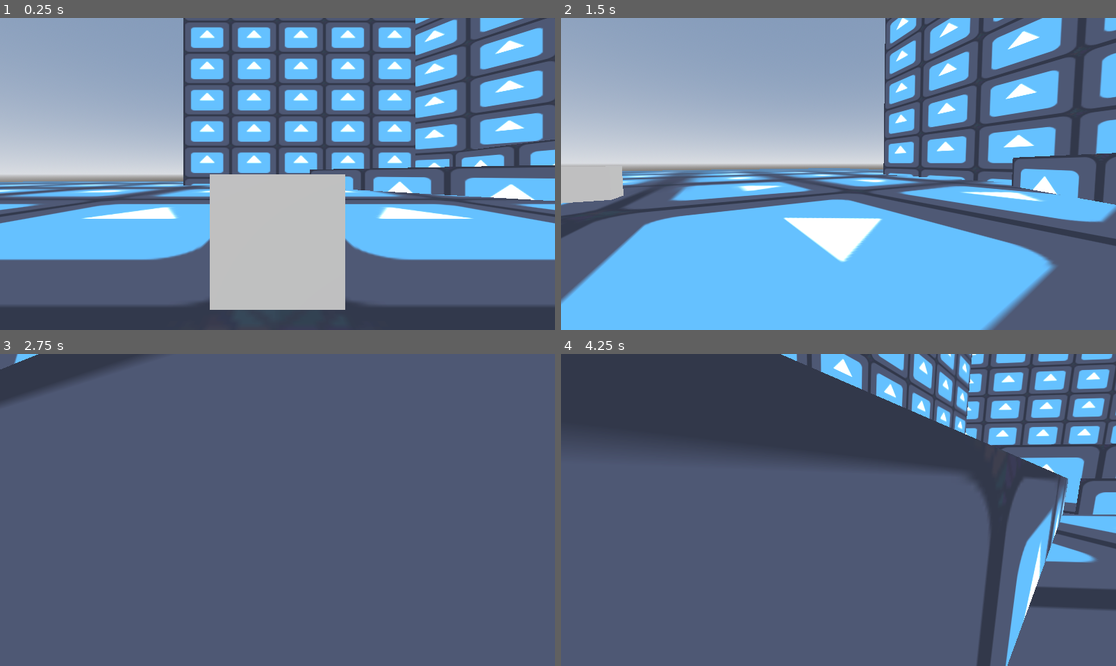
Above: before the commit, frames 1-4 (two rows, left to right).
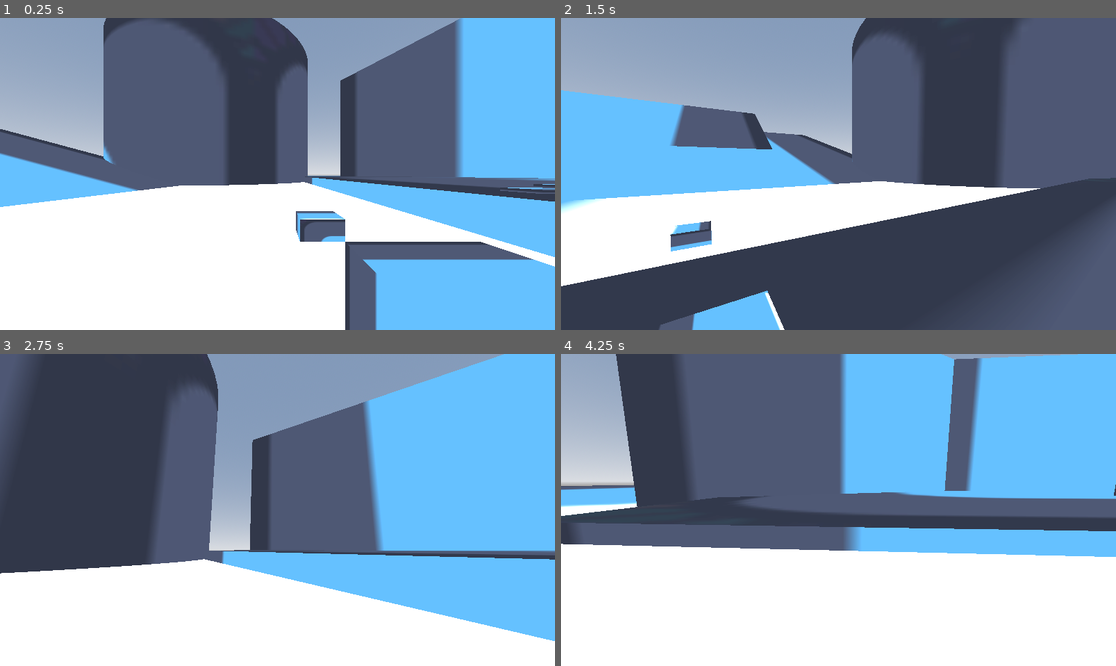
Above: after the commit, the same moments.

Repository: IAmNotIsaac/duck-city
Game: Godot game, scene res://scenes/levels/demo_level.tscn
The game is run twice, just before and just after one commit, with the same random seed, the same clock (stepped at 60 frames per second) and the same inputs. Before the commit the project starts from res://scenes/levels/ai_test_level.tscn. The engine's default icon, where the game draws it, is replaced by a stand-in: a white triangle on a blue panel in a dark square.
Inputs (mouse positions are in pixels of both pictures, inside the frame that each line leads up to):
- Up to frame 1 (0.25 s): no input
- Up to frame 2 (1.5 s): tap Enter at 0.5 s; move the mouse to (866, 174) at 0.52 s; hold E (interact) 0.53-1.28 s; hold W (move_forward) from 0.53 s (still down); tap Space (jump) at 0.77 s; tap Shift (walk) at 0.8, 1.35 s; move the mouse to (810, 174) at 1.27 s
- Up to frame 3 (2.75 s): keep holding W (move_forward); tap Space (jump) at 1.52 s; tap C (crawl, bound only after the commit) at 1.55, 2.1 s; move the mouse to (288, 503) at 2.02 s; hold E (interact) from 2.03 s (still down)
- Up to frame 4 (4.25 s): keep holding W (move_forward); move the mouse to (832, 516) at 2.77 s; release E (interact) at 2.78 s; tap E (interact) at 2.85 s; tap Space (jump) at 3.02, 3.77 s; tap Shift (walk) at 3.05 s; move the mouse to (877, 513) at 3.52 s; hold Shift (walk) from 3.53 s (still down); tap C (crawl, bound only after the commit) at 3.8 s

The runs differ from the first frame. In frame 1, 79% of the frame differs, in the area x 0-100%, y 0-100%; in frame 2, 69%; in frame 3, 84%; in frame 4, 80%.

Commit message:
added crawling

Diff:
--- a/project.godot
+++ b/project.godot
@@ -11,7 +11,7 @@
 [application]
 
 config/name="duck"
-run/main_scene="res://scenes/levels/ai_test_level.tscn"
+run/main_scene="res://scenes/levels/demo_level.tscn"
 config/features=PackedStringArray("4.0", "Forward Plus")
 config/icon="res://icon.svg"
 
@@ -81,7 +81,7 @@
 , Object(InputEventJoypadButton,"resource_local_to_scene":false,"resource_name":"","device":-1,"button_index":2,"pressure":0.0,"pressed":false,"script":null)
 ]
 }
-crouch={
+crawl={
 "deadzone": 0.5,
 "events": [Object(InputEventKey,"resource_local_to_scene":false,"resource_name":"","device":-1,"window_id":0,"alt_pressed":false,"shift_pressed":false,"ctrl_pressed":false,"meta_pressed":false,"pressed":false,"keycode":0,"physical_keycode":67,"key_label":0,"unicode":99,"echo":false,"script":null)
 , Object(InputEventJoypadButton,"resource_local_to_scene":false,"resource_name":"","device":-1,"button_index":1,"pressure":0.0,"pressed":false,"script":null)
--- a/scenes/general/player.gd
+++ b/scenes/general/player.gd
@@ -10,6 +10,7 @@
 	AIR,
 	LAND,
 	WALLRUN,
+	CRAWL,
 	DEAD,
 }
 
@@ -20,6 +21,7 @@
 const _JUMP_FORCE := 7.0
 const _WALK_SPEED := 4.0
 const _RUN_SPEED := 7.0
+const _CRAWL_SPEED := 2.0
 const _AIR_FRICTION := 0.1
 const _MAX_HEALTH := 100.0
 const _HEAL_RATE := 20.0 # health per second
@@ -29,13 +31,14 @@
 const _FAST_SPEED := 1.5
 const _DAMAGE_COOLDOWN := 500
 const _CAM_HEIGHT := 0.5
+const _CRAWL_CAM_HEIGHT := -0.25
 const _CLIMB_DISTANCE := 0.7
 const _CLIMB_SPEED := 1.7
 const _QUICK_CLIMB_HEIGHT := 0.6
 const _QUICK_CLIMB_SPEED := 2.0
 const _QUICK_CLIMB_FDIST := 2.0
 
-var _state := StateMachine.new(self, States)
+var _state := StateMachine.new(self, States, States.DEFAULT)
 var _wallrun_cast : RayCast3D
 var _health := _MAX_HEALTH
 var _last_damage_time := 0
@@ -57,17 +60,19 @@
 @onready var _n_interact_cast := $Gimbal/CameraStandIn/InteractCast
 @onready var _n_climb_check := $Gimbal/ClimbCheck
 @onready var _n_climb_space_check := $Gimbal/ClimbCheck/SpaceCheck
+@onready var _n_stand_col := $BodyCollision
+@onready var _n_crawl_col := $CrawlCollision
+@onready var _n_stand_space_check := $StandSpaceCheck
 
 
 ## Private methods ##
 
 func _ready() -> void:
-	_n_cam.position.y = _CAM_HEIGHT
 	_n_climb_check.position.z = -_CLIMB_DISTANCE
 	_health = _MAX_HEALTH
 	if _n_cam_target != null:
 		_n_cam_target.set_cull_mask(_n_cam_target.get_cull_mask() & ~2)
-	_state.switch(States.DEFAULT)
+	_state.ready()
 
 
 func _input(event : InputEvent) -> void:
@@ -148,20 +153,19 @@
 	return true
 
 
-func _ground_movement(_delta : float) -> void:
+func _ground_movement(_delta : float, speed : float) -> void:
 	var input := Vector2(
 		Input.get_action_strength("move_right") - Input.get_action_strength("move_left"),
 		Input.get_action_strength("move_backward") - Input.get_action_strength("move_forward")
 	)
 
-	_cam_v_offset = lerp(_cam_v_offset, sin(Time.get_ticks_msec() * 0.01) * 0.1 * int(input.x or input.y), 0.2)
-
 	var theta : float = _n_gimbal.global_transform.basis.get_euler().y
 
 	var move_forward := Vector3(sin(theta) * input.y, 0.0, cos(theta) * input.y)
 	var move_strafe := Vector3(cos(-theta) * input.x, 0.0, sin(-theta) * input.x)
-	var speed : float = _WALK_SPEED if Input.is_action_pressed("walk") else _RUN_SPEED
 	velocity = (move_forward + move_strafe).normalized() * speed * speed_factor * max(_FAST_SPEED, 1.0)
+
+	_cam_v_offset = lerp(_cam_v_offset, sin(Time.get_ticks_msec() * 0.01) * 0.1 * int(input.x or input.y), 0.2)
 
 	if velocity != Vector3.ZERO and Time.get_ticks_msec() - _last_step_sound > 500:
 		_last_step_sound = Time.get_ticks_msec()
@@ -196,11 +200,24 @@
 			col.interact(not Input.is_action_just_pressed("interact"))
 
 
+func _crawl_collision() -> void:
+	_n_crawl_col.set_disabled(false)
+	_n_stand_col.set_disabled(true)
+
+
+func _stand_collision() -> void:
+	_n_crawl_col.set_disabled(true)
+	_n_stand_col.set_disabled(false)
+
+
 ## State processes ##
 
 func _sp_GROUND(delta : float) -> void:
-	_ground_movement(delta)
+	_ground_movement(delta, _WALK_SPEED if Input.is_action_pressed("walk") else _RUN_SPEED)
 	_permit_interact()
+
+	if Input.is_action_just_pressed("crawl"):
+		_state.switch(States.CRAWL)
 
 	if Input.is_action_pressed("walk"):
 		if await _can_quick_climb() and is_equal_approx(velocity.length(), _RUN_SPEED * _FAST_SPEED):
@@ -219,6 +236,17 @@
 	if not is_on_floor():
 		_state.switch(States.AIR)
 		return
+
+
+func _sp_CRAWL(delta : float) -> void:
+	_ground_movement(delta, _CRAWL_SPEED)
+	_permit_interact()
+
+	if Input.is_action_just_pressed("crawl"):
+		_state.switch(States.GROUND)
+
+	if not is_on_floor():
+		_state.switch(States.AIR)
 
 
 func _sp_LAND(delta : float) -> void:
@@ -306,6 +334,12 @@
 ## State [un]loading ##
 
 func _sl_DEFAULT() -> void:
+	if _n_stand_space_check.has_overlapping_bodies():
+		_state.switch(States.CRAWL)
+		return
+
+	_stand_collision()
+	_n_cam.position.y = _CAM_HEIGHT
 	Input.set_mouse_mode(Input.MOUSE_MODE_CAPTURED)
 
 	if is_on_floor():
@@ -314,6 +348,11 @@
 		_state.switch(States.AIR)
 
 
+func _sl_CRAWL() -> void:
+	_crawl_collision()
+	_n_cam.position.y = _CRAWL_CAM_HEIGHT
+
+
 func _sl_WALLRUN() -> void:
 	var normal := _wallrun_cast.get_collision_normal()
 	_n_wallrun_tracker.target_position = -Vector3(normal.x, 0.0, normal.z)
@@ -324,11 +363,16 @@
 
 
 func _sl_LAND() -> void:
-	pass
+	_n_cam.position.y = _CAM_HEIGHT
 
 
 func _sl_GROUND() -> void:
-	pass
+	if _n_stand_space_check.has_overlapping_bodies():
+		_state.switch(States.CRAWL)
+		return
+
+	_stand_collision()
+	_n_cam.position.y = _CAM_HEIGHT
 
 
 func _su_GROUND() -> void:
--- a/scenes/general/player.tscn
+++ b/scenes/general/player.tscn
@@ -1,19 +1,29 @@
-[gd_scene load_steps=7 format=3 uid="uid://c35ug12xrl8p3"]
+[gd_scene load_steps=9 format=3 uid="uid://c35ug12xrl8p3"]
 
 [ext_resource type="Script" path="res://scenes/general/player.gd" id="1_2yci0"]
 [ext_resource type="PackedScene" path="res://scenes/tools/avian_target.tscn" id="2_fw8d5"]
 
 [sub_resource type="CapsuleShape3D" id="CapsuleShape3D_i4mqd"]
 radius = 0.25
-height = 1.5
+height = 1.8
+
+[sub_resource type="CapsuleShape3D" id="CapsuleShape3D_3kxj2"]
+radius = 0.25
+height = 0.8
 
 [sub_resource type="SeparationRayShape3D" id="SeparationRayShape3D_og5qh"]
 length = 0.5
 
 [sub_resource type="CapsuleMesh" id="CapsuleMesh_xpto2"]
+radius = 0.25
+height = 1.8
 
 [sub_resource type="BoxShape3D" id="BoxShape3D_ab24k"]
 size = Vector3(0.25, 1.8, 0.25)
+
+[sub_resource type="CylinderShape3D" id="CylinderShape3D_m3kla"]
+height = 1.0
+radius = 0.25
 
 [node name="Player" type="CharacterBody3D"]
 collision_layer = 2
@@ -23,8 +33,12 @@
 [node name="AvianTarget" parent="." instance=ExtResource("2_fw8d5")]
 
 [node name="BodyCollision" type="CollisionShape3D" parent="."]
-transform = Transform3D(1, 0, 0, 0, 1, 0, 0, 0, 1, 0, 0.25, 0)
 shape = SubResource("CapsuleShape3D_i4mqd")
+
+[node name="CrawlCollision" type="CollisionShape3D" parent="."]
+transform = Transform3D(1, 0, 0, 0, 1, 0, 0, 0, 1, 0, -0.5, 0)
+shape = SubResource("CapsuleShape3D_3kxj2")
+disabled = true
 
 [node name="StepCollision" type="CollisionShape3D" parent="."]
 transform = Transform3D(1, 0, 0, 0, -4.37114e-08, -1, 0, 1, -4.37114e-08, 0, -0.5, 0)
@@ -66,4 +80,11 @@
 
 [node name="CanvasLayer" type="CanvasLayer" parent="."]
 
+[node name="StandSpaceCheck" type="Area3D" parent="."]
+collision_layer = 0
+
+[node name="CollisionShape3D" type="CollisionShape3D" parent="StandSpaceCheck"]
+transform = Transform3D(1, 0, 0, 0, 1, 0, 0, 0, 1, 0, 0.4, 0)
+shape = SubResource("CylinderShape3D_m3kla")
+
 [connection signal="damaged" from="AvianTarget" to="." method="damage"]
--- a/scenes/levels/demo_level.tscn
+++ b/scenes/levels/demo_level.tscn
@@ -1,7 +1,9 @@
-[gd_scene load_steps=15 format=3 uid="uid://dde1ta8dk8qna"]
+[gd_scene load_steps=17 format=3 uid="uid://dde1ta8dk8qna"]
 
 [ext_resource type="PackedScene" uid="uid://c35ug12xrl8p3" path="res://scenes/general/player.tscn" id="1_bkacn"]
 [ext_resource type="Texture2D" uid="uid://ksbk55dx0kg" path="res://icon.svg" id="1_rnss5"]
+[ext_resource type="PackedScene" uid="uid://bkcm367dioe5h" path="res://scenes/tools/dynamic_camera.tscn" id="3_ev6ag"]
+[ext_resource type="PackedScene" uid="uid://bb3emm6ug6ufd" path="res://scenes/tools/camera_target.tscn" id="4_ymbt4"]
 
 [sub_resource type="ProceduralSkyMaterial" id="ProceduralSkyMaterial_i1475"]
 
@@ -52,6 +54,14 @@
 
 [node name="Player" parent="." instance=ExtResource("1_bkacn")]
 transform = Transform3D(1, 0, 0, 0, 1, 0, 0, 0, 1, 3, 1, 3)
+_camera_target_path = NodePath("../CameraTarget")
+
+[node name="DynamicCamera" parent="." instance=ExtResource("3_ev6ag")]
+_target_path = NodePath("../CameraTarget")
+
+[node name="CameraTarget" parent="." instance=ExtResource("4_ymbt4")]
+position_offset = Vector3(0, 0, 2)
+weight = 0.7
 
 [node name="WorldEnvironment" type="WorldEnvironment" parent="."]
 environment = SubResource("Environment_4ytg8")
@@ -399,6 +409,28 @@
 material_override = SubResource("StandardMaterial3D_cpc88")
 mesh = SubResource("BoxMesh_jsw3n")
 
+[node name="StaticBody3D37" type="StaticBody3D" parent="Node3D"]
+transform = Transform3D(12.21, 0, 0, 0, 1, 0, 0, 0, 1, 4, 1.5, 29)
+metadata/_edit_group_ = true
+
+[node name="CollisionShape3D" type="CollisionShape3D" parent="Node3D/StaticBody3D37"]
+shape = SubResource("BoxShape3D_11wwt")
+
+[node name="MeshInstance3D" type="MeshInstance3D" parent="Node3D/StaticBody3D37"]
+material_override = SubResource("StandardMaterial3D_cpc88")
+mesh = SubResource("BoxMesh_jsw3n")
+
+[node name="StaticBody3D38" type="StaticBody3D" parent="Node3D"]
+transform = Transform3D(12.21, 0, 0, 0, 1, 0, 0, 0, 1, 4, 0.5, 28)
+metadata/_edit_group_ = true
+
+[node name="CollisionShape3D" type="CollisionShape3D" parent="Node3D/StaticBody3D38"]
+shape = SubResource("BoxShape3D_11wwt")
+
+[node name="MeshInstance3D" type="MeshInstance3D" parent="Node3D/StaticBody3D38"]
+material_override = SubResource("StandardMaterial3D_cpc88")
+mesh = SubResource("BoxMesh_jsw3n")
+
 [node name="StaticBody3D31" type="StaticBody3D" parent="Node3D"]
 transform = Transform3D(12.21, 0, 0, 0, 1, 0, 0, 0, 1, 22.1, 1.5, 49)
 metadata/_edit_group_ = true
